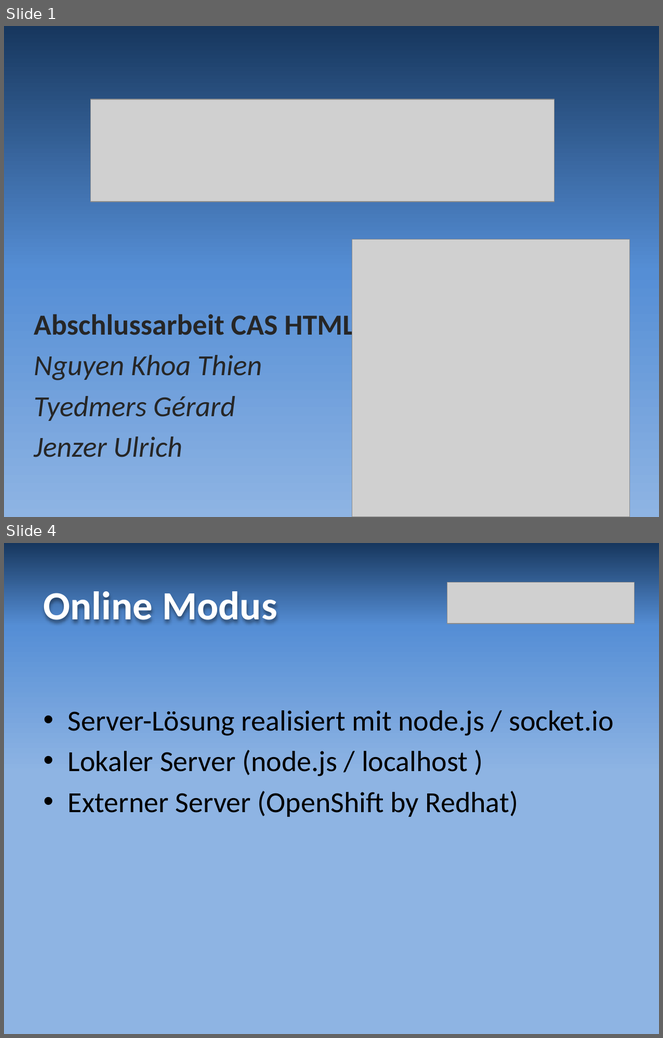
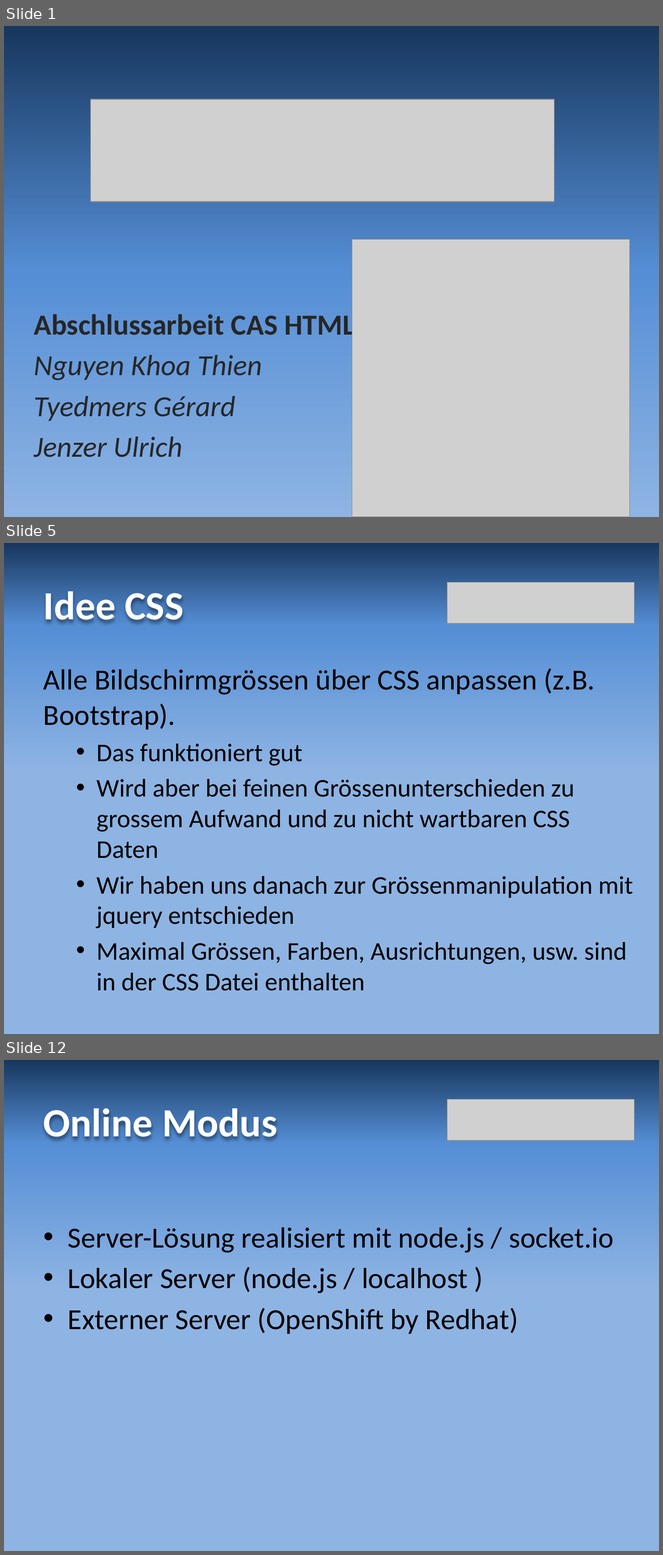
Before and after one commit to grrd01/Reversi---Legacy-BFH-Version, a slide deck: resources/reversi_praesentation.pptx. Shown one above the other, each under a label of ours: slides 1 and 4 before the commit, slides 1, 5 and 12 after it; the slides between them are not shown. The pictures are 663x1038 and 663x1555 pixels, drawn with LibreOffice and Linux fonts; fonts in the diff are those of the drawing; grey boxes stand for pictures. Boxes give left, top, right and bottom in pixels: in the first picture for what was removed or moved away, otherwise in the second. Text is boxed around its words. In the diff, an @@ line names an element or a change of style, - is before the commit and + after.

```diff
--- a/resources/reversi_praesentation.pptx
+++ b/resources/reversi_praesentation.pptx
@@ slide 5 added at box(4, 543, 659, 1034), background gradient #17375E to #558ED5 to #8EB4E3 @@
@@ picture added at box(448, 583, 635, 624) @@
@@ title added at box(44, 591, 183, 622), 44 pt, text #FFFFFF, bold @@
+Idee CSS
@@ text added at box(44, 668, 633, 991), 28 pt, text #000000 @@
+Alle Bildschirmgrössen über CSS anpassen (z.B. Bootstrap).
+  • Das funktioniert gut
+  • Wird aber bei feinen Grössenunterschieden zu grossem Aufwand und zu nicht wartbaren CSS Daten
+  • Wir haben uns danach zur Grössenmanipulation mit jquery entschieden
+  • Maximal Grössen, Farben, Ausrichtungen, usw. sind in der CSS Datei enthalten
@@ what was slide 4 is now slide 12 @@
```
Also in this commit, not shown: 1 slide changed, 8 other slides added, 1 slide removed.
